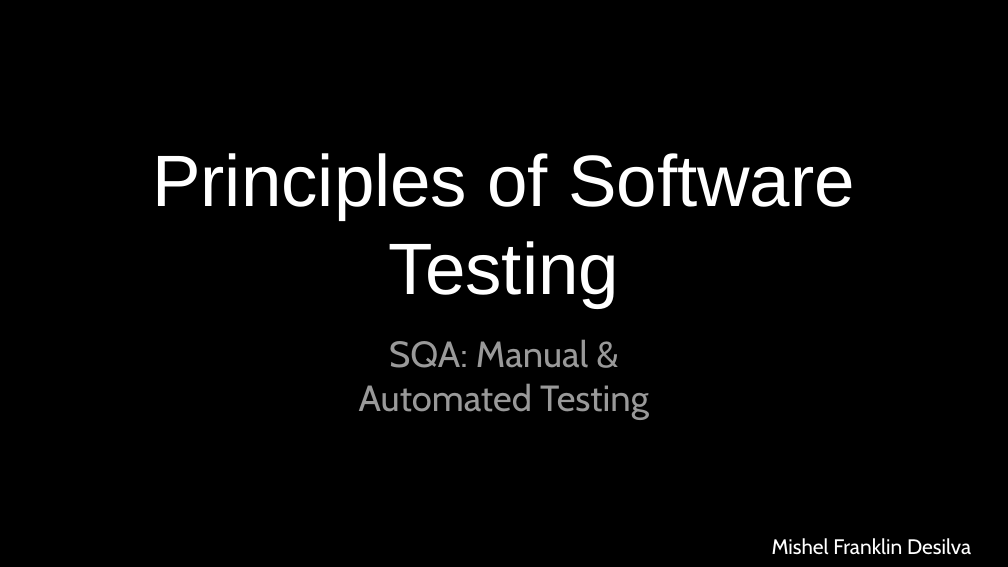
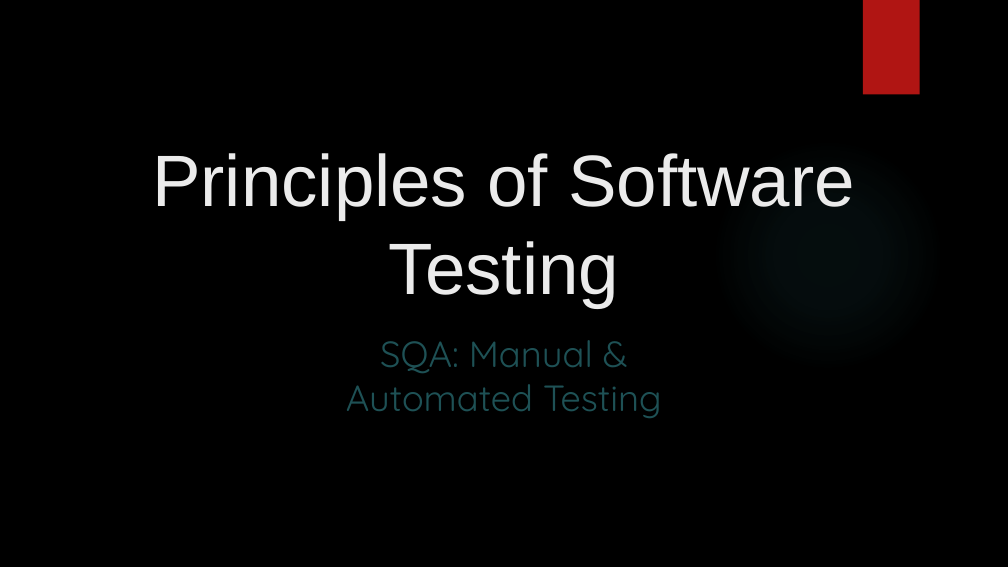
Before and after one commit to AbdullahRFA/SQA-Manual_and_Automation_Testing, a slide deck: slide 1 of Resources/Module-4/4.3. SQA_ Manual & Automated Testing - Principles of Software Testing and Psychology of Testing.pptx. Drawn at 1008x567 pixels with LibreOffice and Linux fonts; fonts in the diff are those of the drawing; background and template pictures are left out. Boxes give left, top, right and bottom in pixels: in the first picture for what was removed or moved away, otherwise in the second. Text is boxed around its words. In the diff, an @@ line names an element or a change of style, - is before the commit and + after.

```diff
--- a/Resources/Module-4/4.3. SQA_ Manual & Automated Testing - Principles of Software Testing and Psychology of Testing.pptx
+++ b/Resources/Module-4/4.3. SQA_ Manual & Automated Testing - Principles of Software Testing and Psychology of Testing.pptx
@@ rectangle added at (863, 0, 919, 95), fill #B01513 @@
@@ title "Principles of Software Testing" at (152, 153, 855, 307): text colour #FFFFFF to #EBEBEB @@
@@ ellipse added at (712, 139, 944, 372), fill gradient #50B9C1 @@
@@ subtitle "SQA: Manual & Automated Testing" at (346, 340, 662, 418): font Cabin to Quicksand, text colour #999999 to #1E5155 @@
@@ text removed at (772, 538, 971, 555) @@
-Mishel Franklin Desilva
```
Also in this commit, not shown: 18 other slides changed, 12 other files.
